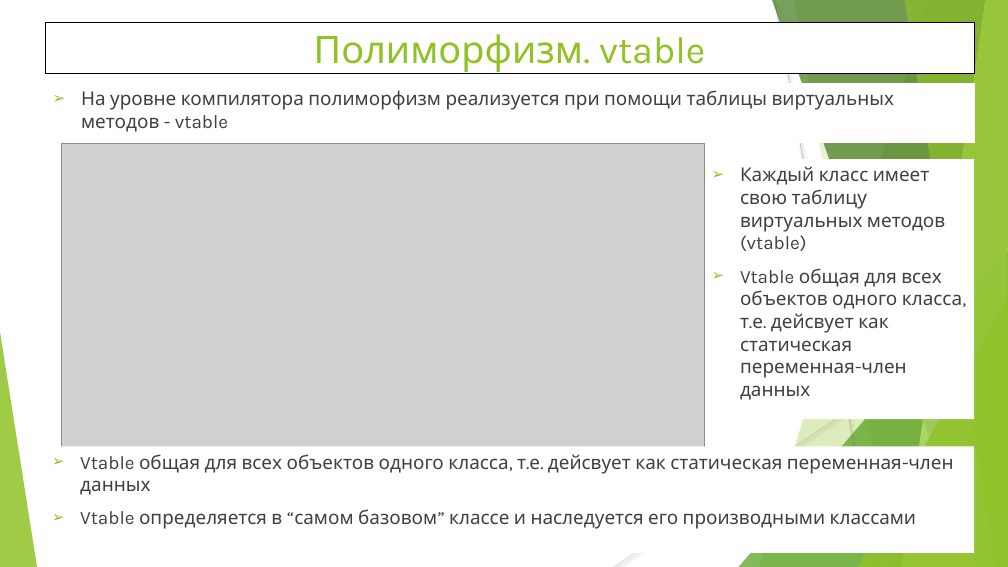
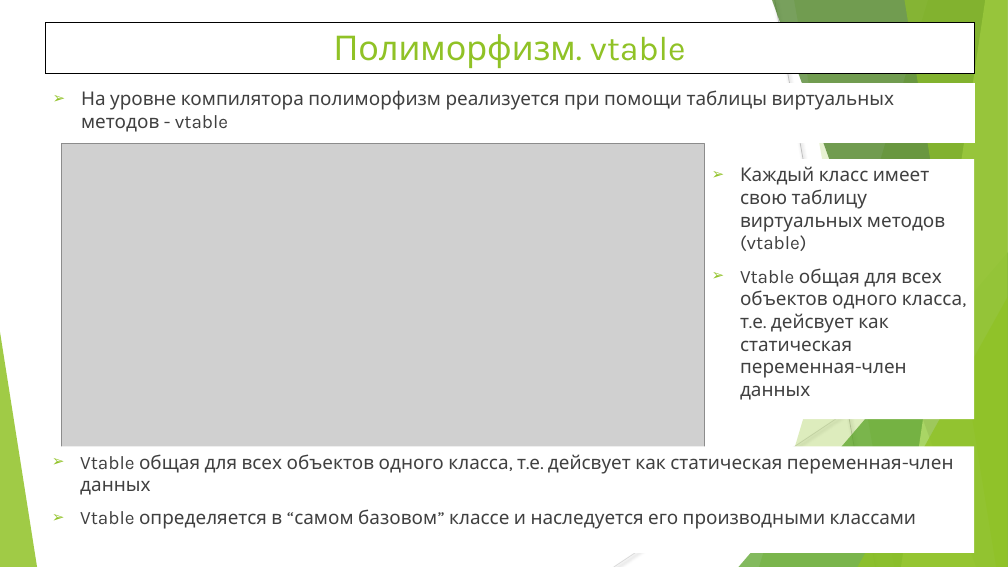
Before and after one commit to WhiteCatStudies/lectures, a slide deck: slide 13 of pt1/lectures/lecture2/lecture2.pptx (slide 12 before the commit). Drawn at 1008x567 pixels with LibreOffice and Linux fonts; fonts in the diff are those of the drawing; grey boxes stand for pictures. Boxes give left, top, right and bottom in pixels: in the first picture for what was removed or moved away, otherwise in the second. Text is boxed around its words. In the diff, an @@ line names an element or a change of style, - is before the commit and + after.

Commit message:
presentations for lectures 2 and 3: minor formatting changes

```diff
--- a/pt1/lectures/lecture2/lecture2.pptx
+++ b/pt1/lectures/lecture2/lecture2.pptx
@@ title "Полиморфизм. vtable" at box(45, 23, 975, 74): size 36 to 32.4 pt @@
```
Also in this commit, not shown: 3 other slides changed, 1 other file.
